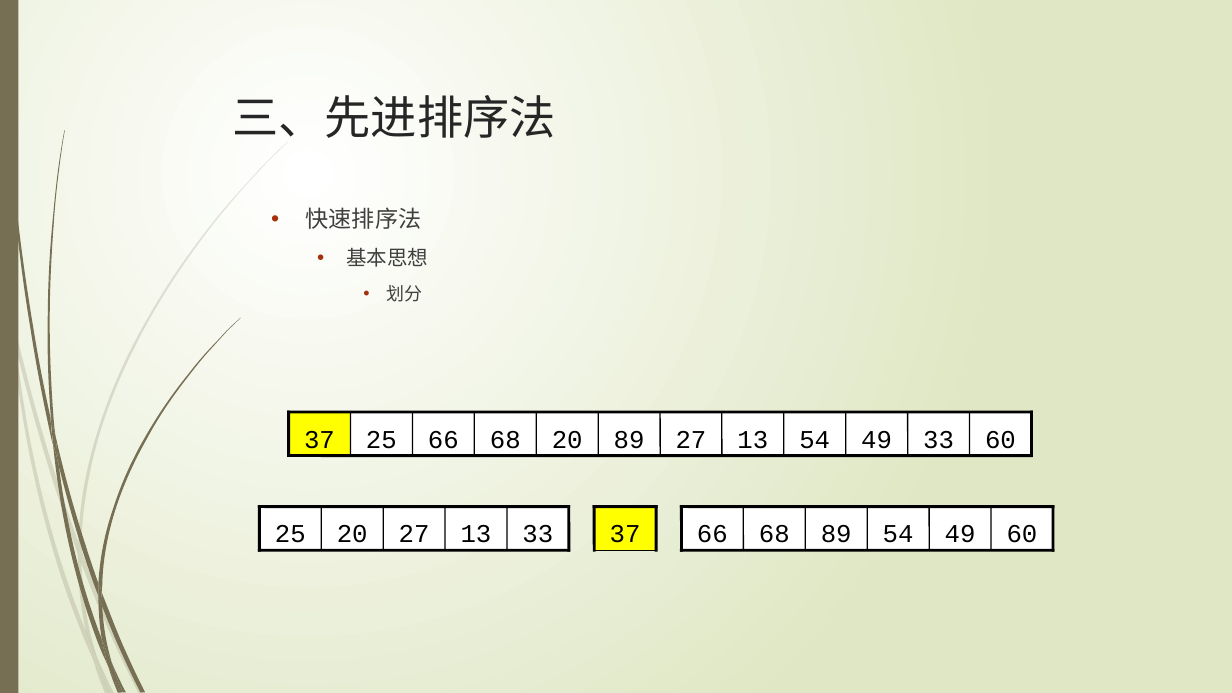
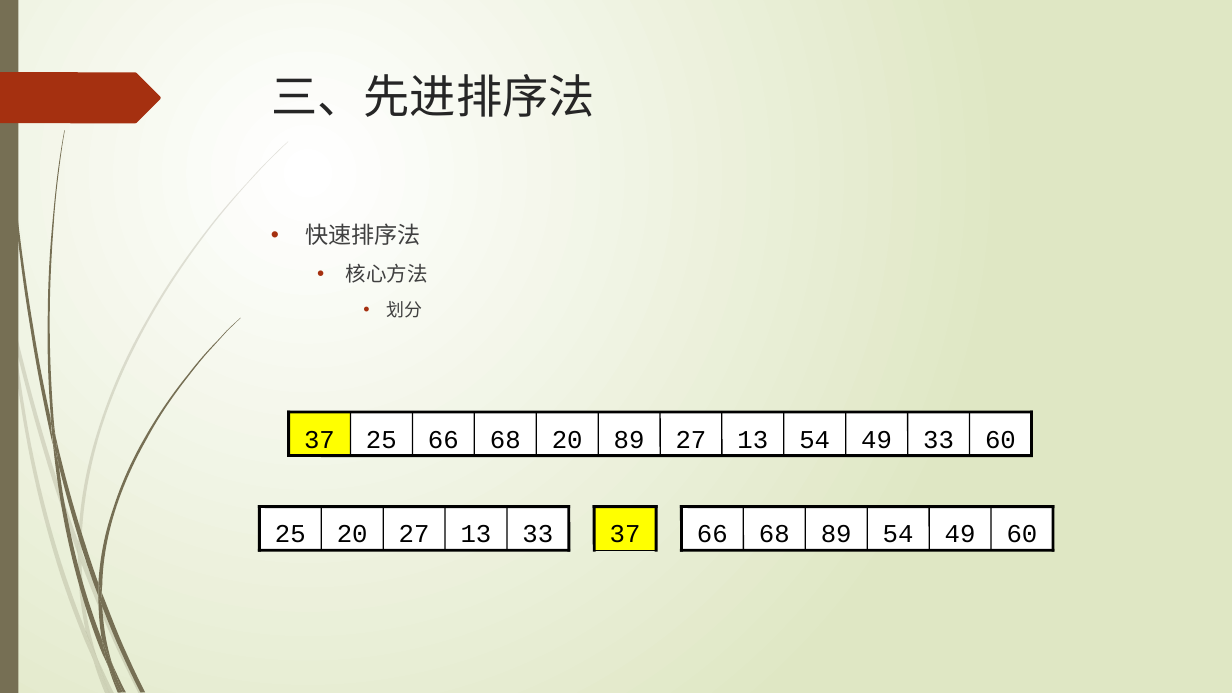
Before and after one commit to TeacherPeng/Datastruct, a slide deck: slide 17 of 教案/第09章 内排序.pptx (slide 16 before the commit). Drawn at 1232x693 pixels with LibreOffice and Linux fonts; fonts in the diff are those of the drawing. Boxes give left, top, right and bottom in pixels: in the first picture for what was removed or moved away, otherwise in the second. Text is boxed around its words. In the diff, an @@ line names an element or a change of style, - is before the commit and + after.

```diff
--- a/教案/第09章 内排序.pptx
+++ b/教案/第09章 内排序.pptx
@@ freeform shape added at (0, 72, 161, 123), fill #A53010 @@
@@ title "三、先进排序法": place and size @@
-title "三、先进排序法" at (232, 95, 555, 138)
+title "三、先进排序法" at (271, 74, 594, 117)
@@ text "快速排序法": place and size @@
-text "快速排序法" at (306, 207, 428, 302)
+text "快速排序法" at (306, 223, 428, 318)
@@ text at (346, 263, 428, 283): text changed @@
-  • 基本思想
+  • 核心方法
```
Also in this commit, not shown: 2 other slides changed, 1 slide added.
